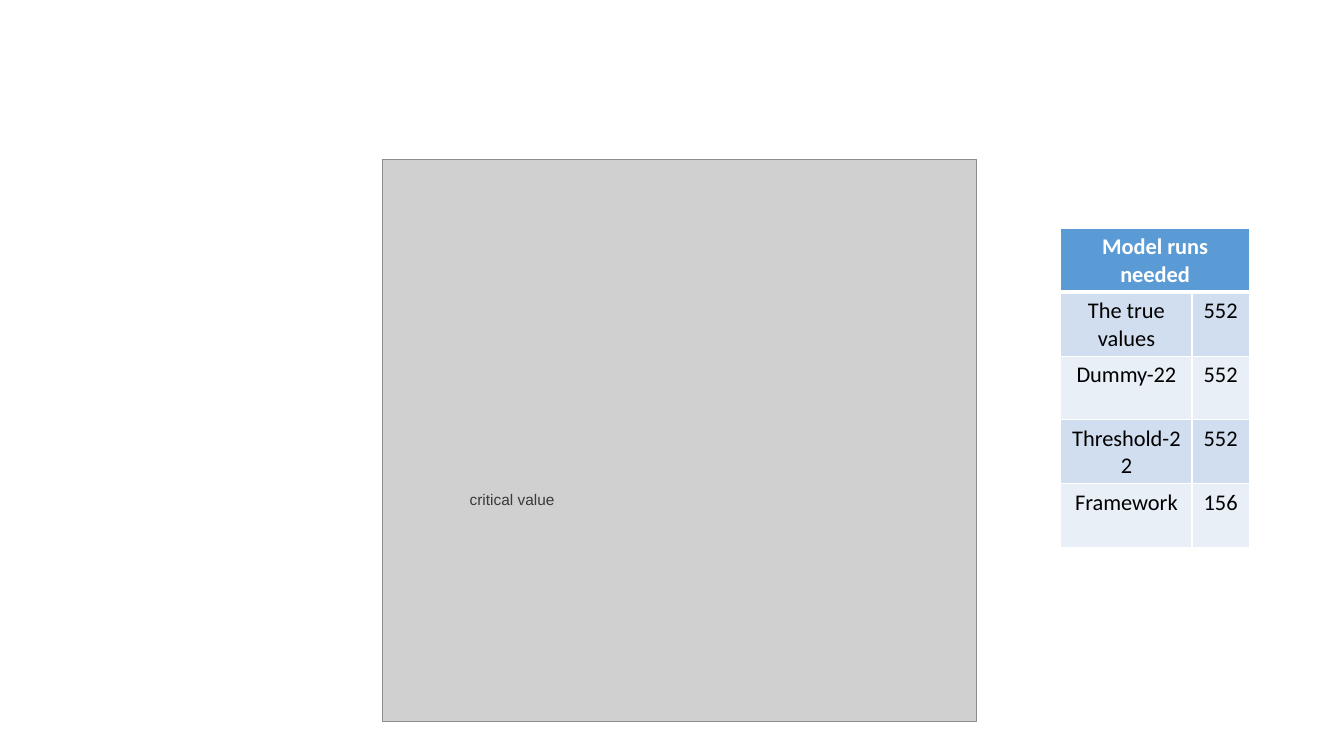
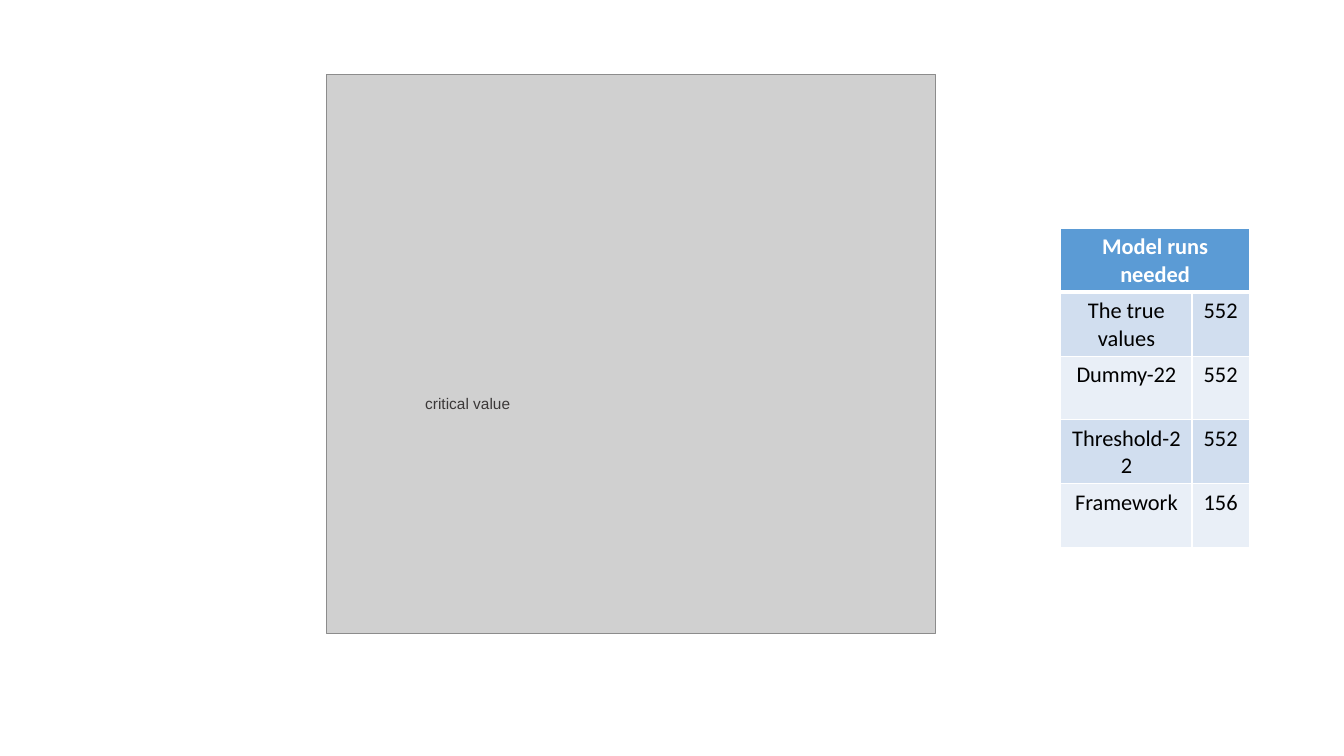
Before and after one commit to QianWanghhu/factor_fixing, a slide deck: slide 7 of output/paper0915/figure/Figures.pptx (slide 6 before the commit). Drawn at 1344x756 pixels with LibreOffice and Linux fonts; fonts in the diff are those of the drawing; grey boxes stand for pictures. Boxes give left, top, right and bottom in pixels: in the first picture for what was removed or moved away, otherwise in the second. Text is boxed around its words. In the diff, an @@ line names an element or a change of style, - is before the commit and + after.

```diff
--- a/output/paper0915/figure/Figures.pptx
+++ b/output/paper0915/figure/Figures.pptx
@@ picture: place and size @@
-picture at [382, 159, 977, 721]
+picture at [327, 75, 936, 633]
@@ text "critical value": place and size @@
-text "critical value" at [470, 494, 555, 505]
+text "critical value" at [425, 398, 510, 409]
```
Also in this commit, not shown: 1 other slide changed, 5 other files.
